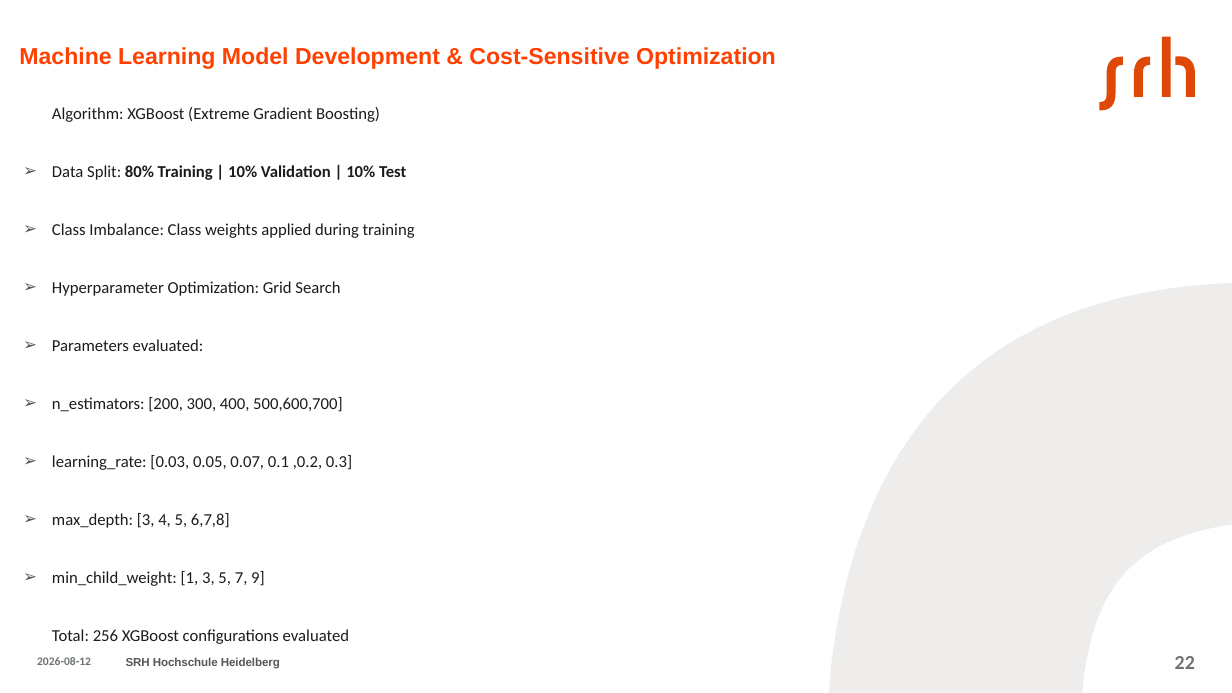
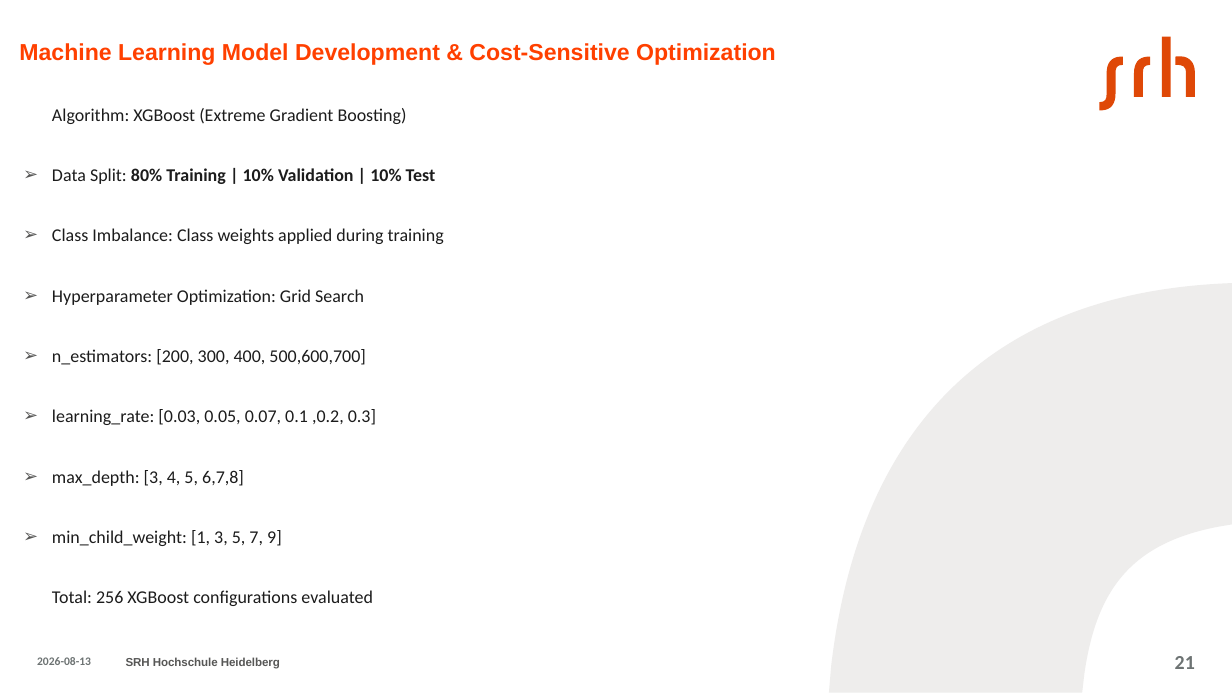
Before and after one commit to aminfeli/Thesis, a slide deck: slide 21 of presentation-.pptx (slide 22 before the commit). Drawn at 1232x693 pixels with LibreOffice and Linux fonts; fonts in the diff are those of the drawing. Boxes give left, top, right and bottom in pixels: in the first picture for what was removed or moved away, otherwise in the second. Text is boxed around its words. In the diff, an @@ line names an element or a change of style, - is before the commit and + after.

```diff
--- a/presentation-.pptx
+++ b/presentation-.pptx
@@ title "Machine Learning Model Development & ...": place and size @@
-title "Machine Learning Model Development & ..." at (19,47,776,69)
+title "Machine Learning Model Development & ..." at (19,43,776,65)
@@ text "Algorithm: XGBoost (Extreme Gradient Boosting)" at (52,108,444,606): size 13 to 14 pt @@
@@ text at (52,339,204,351): paragraph removed @@
-➢ Parameters evaluated:
@@ page number at (1175,656,1195,669): text changed @@
-22
+21
```
Also in this commit, not shown: 30 other slides changed, 1 slide added, 3 slides removed, 3 other files.
